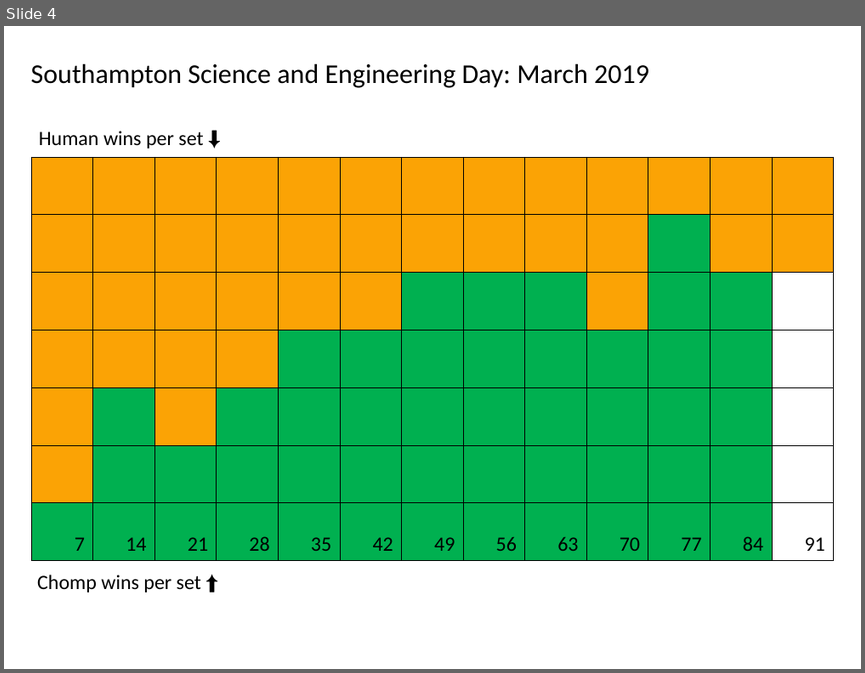
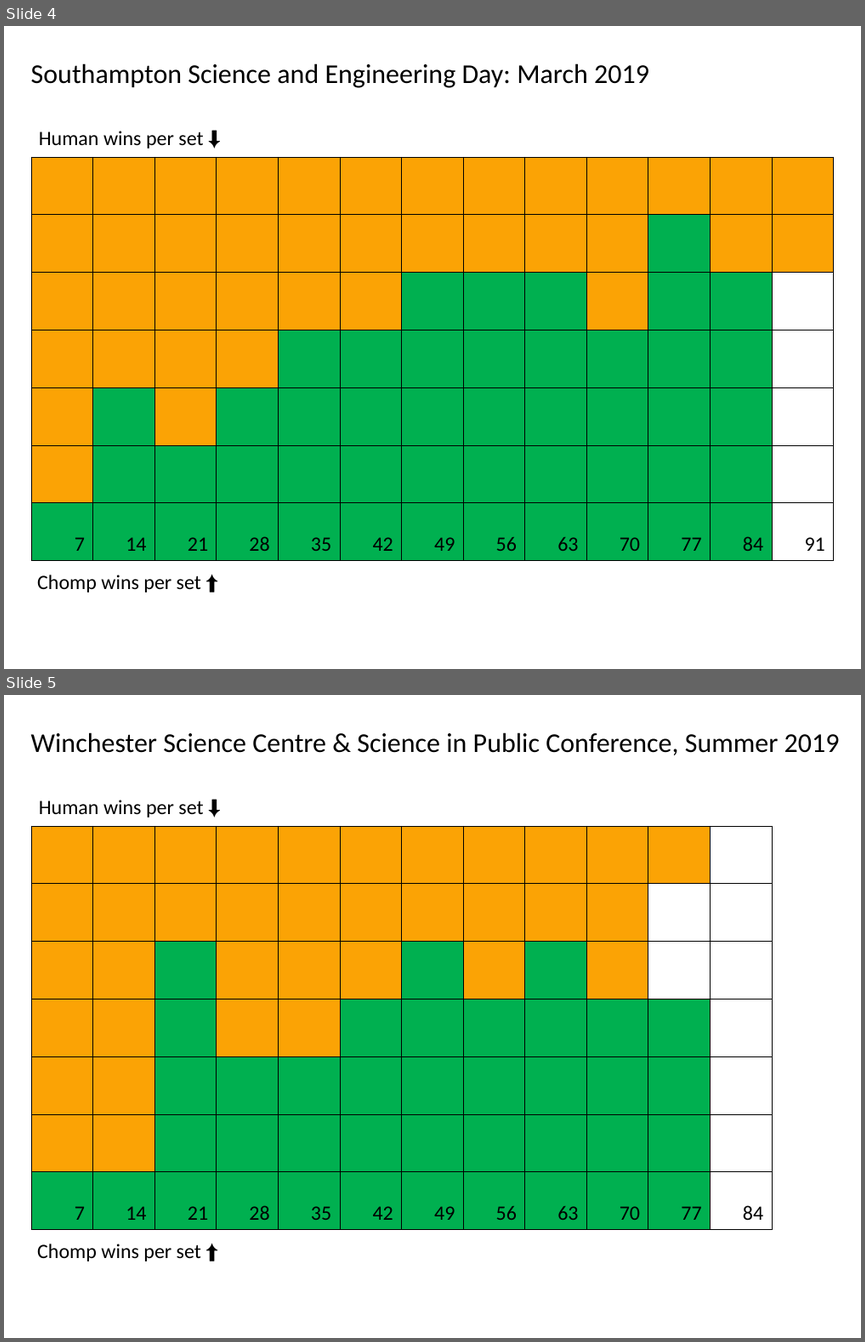
Before and after one commit to nkzarrabi/chomp, a slide deck: Results/performance_chart.pptx. Shown one above the other, each under a label of ours: slide 4 before the commit, slides 4 and 5 after it. The pictures are 865x673 and 865x1342 pixels, drawn with LibreOffice and Linux fonts; fonts in the diff are those of the drawing. Boxes give left, top, right and bottom in pixels: in the first picture for what was removed or moved away, otherwise in the second. Text is boxed around its words. In the diff, an @@ line names an element or a change of style, - is before the commit and + after.

Commit message:
Update Chomp Paper and performance chart

```diff
--- a/Results/performance_chart.pptx
+++ b/Results/performance_chart.pptx
@@ slide 5 added at bbox=[4, 695, 861, 1338], background #FFFFFF @@
@@ text added at bbox=[31, 732, 840, 755], 32 pt, text #000000 @@
+Winchester Science Centre & Science in Public Conference, Summer 2019
@@ text added at bbox=[39, 800, 203, 817], 24 pt, text #000000 @@
+Human wins per set ⬇️
@@ table added at bbox=[31, 826, 773, 1230], 7 rows, 12 columns @@
+ |  |  |  |  |  |  |  |  |  |  | 
+ |  |  |  |  |  |  |  |  |  |  | 
+ |  |  |  |  |  |  |  |  |  |  | 
+ |  |  |  |  |  |  |  |  |  |  | 
+ |  |  |  |  |  |  |  |  |  |  | 
+ |  |  |  |  |  |  |  |  |  |  | 
+7 | 14 | 21 | 28 | 35 | 42 | 49 | 56 | 63 | 70 | 77 | 84
@@ text added at bbox=[37, 1243, 201, 1261], 24 pt, text #000000 @@
+Chomp wins per set ⬆️
```
Also in this commit, not shown: 12 other files.
